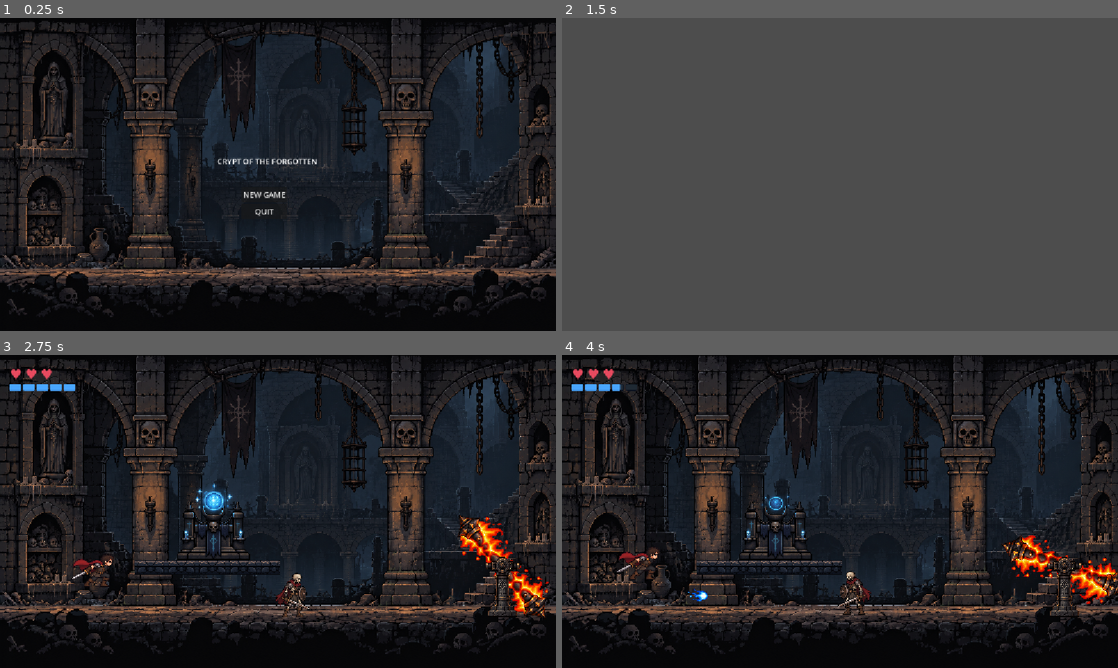
Above: before the commit, frames 1-4 (two rows, left to right).
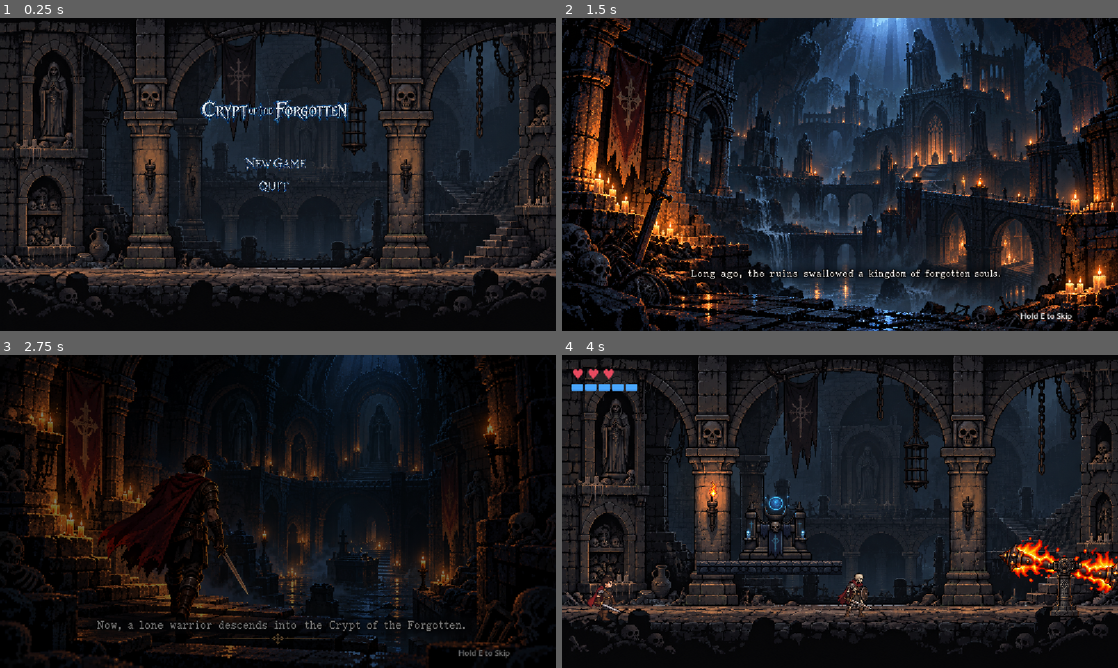
Above: after the commit, the same moments.

Repository: luisjesusbernal/crypt-of-the-forgotten
Game: Godot game, scene res://menus/MainMenu.tscn
The game is run twice, just before and just after one commit, with the same random seed, the same clock (stepped at 60 frames per second) and the same inputs. The engine's default icon, where the game draws it, is replaced by a stand-in: a white triangle on a blue panel in a dark square.
Inputs (mouse positions are in pixels of both pictures, inside the frame that each line leads up to; where the layout moved, square brackets give the same spot in the first picture):
- Up to frame 1 (0.25 s): no input
- Up to frame 2 (1.5 s): click (834, 161) [828, 193] at 0.5 s; move the mouse to (962, 158) at 1.27 s; hold D (move_right) from 1.28 s (still down); click (962, 158) at 1.35 s
- Up to frame 3 (2.75 s): keep holding D (move_right); tap Space (jump) at 1.52, 1.82, 2.27, 2.57 s; tap Shift (dash) at 1.55, 2.1 s; move the mouse to (166, 527) at 2.02 s; tap E (interact) at 2.3 s
- Up to frame 4 (4 s): move the mouse to (895, 442) at 2.77 s; release D (move_right) at 2.78 s; hold A (move_left) 2.78-3.53 s; hold E (interact) 2.78-3.53 s; right-click (895, 442) at 3.05 s; move the mouse to (812, 574) at 3.52 s; hold D (move_right) from 3.53 s (still down); right-click (812, 574) at 3.6 s; tap Space (jump) at 3.77, 3.8 s

The runs differ from the first frame. In frame 1, 1.4% of the frame differs, in the area x 36-63%, y 26-64%; in frame 2, 98%, in the area x 0-100%, y 0-100%; in frame 3, 53%; in frame 4, 3.7%.

Commit message:
Add intro, sound effects and torch ambience

Diff:
--- /dev/null
+++ b/decorations/Torch.tscn
@@ -0,0 +1,54 @@
+[gd_scene format=3 uid="uid://bu6eibc777d8d"]
+
+[ext_resource type="Script" uid="uid://dqqhm8es62bca" path="res://decorations/torch.gd" id="1_qx3ky"]
+[ext_resource type="Texture2D" uid="uid://lhedto4fb2q4" path="res://assets/hazards/torch_flame_fixed.png" id="1_ttqh8"]
+
+[sub_resource type="AtlasTexture" id="AtlasTexture_qx3ky"]
+atlas = ExtResource("1_ttqh8")
+region = Rect2(543, 0, 543, 724)
+
+[sub_resource type="AtlasTexture" id="AtlasTexture_gu5ob"]
+atlas = ExtResource("1_ttqh8")
+region = Rect2(1086, 0, 543, 724)
+
+[sub_resource type="SpriteFrames" id="SpriteFrames_esrer"]
+animations = [{
+"frames": [{
+"duration": 1.0,
+"texture": SubResource("AtlasTexture_qx3ky")
+}, {
+"duration": 1.0,
+"texture": SubResource("AtlasTexture_gu5ob")
+}],
+"loop": 1,
+"name": &"burn",
+"speed": 4.0
+}]
+
+[sub_resource type="Gradient" id="Gradient_ttqh8"]
+colors = PackedColorArray(1, 1, 1, 1, 1, 1, 1, 0)
+
+[sub_resource type="GradientTexture2D" id="GradientTexture2D_2cqfq"]
+gradient = SubResource("Gradient_ttqh8")
+width = 256
+height = 256
+fill = 1
+fill_from = Vector2(0.5, 0.5)
+fill_to = Vector2(1, 0.5)
+
+[node name="Torch" type="Node2D" unique_id=259515690]
+script = ExtResource("1_qx3ky")
+
+[node name="FlameVisual" type="AnimatedSprite2D" parent="." unique_id=798285006]
+z_index = -1
+scale = Vector2(0.08, 0.08)
+sprite_frames = SubResource("SpriteFrames_esrer")
+animation = &"burn"
+autoplay = "burn"
+frame_progress = 0.059644055
+
+[node name="TorchLight" type="PointLight2D" parent="." unique_id=1496422747]
+color = Color(1, 0.6039216, 0.27058825, 1)
+energy = 0.8
+texture = SubResource("GradientTexture2D_2cqfq")
+texture_scale = 0.7
--- /dev/null
+++ b/decorations/torch.gd
@@ -0,0 +1,16 @@
+extends Node2D
+
+@export var base_energy: float = 0.8
+@export var flicker_amount: float = 0.15
+@export var flicker_speed: float = 8.0
+
+@onready var torch_light: PointLight2D = $TorchLight
+
+var time_passed: float = 0.0
+
+
+func _process(delta: float) -> void:
+	time_passed += delta
+
+	var flicker := sin(time_passed * flicker_speed) * flicker_amount
+	torch_light.energy = base_energy + flicker
--- a/enemies/skeleton.tscn
+++ b/enemies/skeleton.tscn
@@ -7,6 +7,9 @@
 [ext_resource type="Texture2D" uid="uid://cqnyca0pmb102" path="res://assets/skeleton/skeleton_death.png" id="5_cyl7o"]
 [ext_resource type="Texture2D" uid="uid://htl7nnft1n8d" path="res://assets/skeleton/skeleton_idle_fixed.png" id="6_bwvbh"]
 [ext_resource type="Texture2D" uid="uid://blosvxoi00lo5" path="res://assets/skeleton/skeleton_walk_fixed.png" id="7_r0est"]
+[ext_resource type="AudioStream" uid="uid://bulrmxe3kf5s0" path="res://assets/audio/sfx/skeleton-sword-slash.mp3" id="8_y671r"]
+[ext_resource type="AudioStream" uid="uid://dhvk7uwy02nyk" path="res://assets/audio/sfx/bone hit.mp3" id="9_cyl7o"]
+[ext_resource type="AudioStream" uid="uid://ckteb36gddktv" path="res://assets/audio/sfx/bones collapse.mp3" id="10_bwvbh"]
 
 [sub_resource type="RectangleShape2D" id="RectangleShape2D_we2th"]
 size = Vector2(42, 90)
@@ -204,6 +207,18 @@
 animation = &"death"
 autoplay = "idle"
 
+[node name="AttackSFX" type="AudioStreamPlayer" parent="." unique_id=864407022]
+stream = ExtResource("8_y671r")
+volume_db = -4.0
+
+[node name="HurtSFX" type="AudioStreamPlayer" parent="." unique_id=1226789708]
+stream = ExtResource("9_cyl7o")
+volume_db = -4.0
+
+[node name="DeathSFX" type="AudioStreamPlayer" parent="." unique_id=1265987050]
+stream = ExtResource("10_bwvbh")
+volume_db = -4.0
+
 [connection signal="body_entered" from="DamageArea" to="." method="_on_damage_area_body_entered"]
 [connection signal="animation_finished" from="SkeletonVisual" to="." method="_on_skeleton_visual_animation_finished"]
 [connection signal="frame_changed" from="SkeletonVisual" to="." method="_on_skeleton_visual_frame_changed"]
--- a/fireball.gd
+++ b/fireball.gd
@@ -1,13 +1,26 @@
 extends Area2D
 
 const SPEED = 500.0
+const MAX_DISTANCE = 760.0
 
 @onready var fireball_visual: AnimatedSprite2D = $FireballVisual
+
 var direction = 1.0
+var distance_traveled: float = 0.0
+
+
+func _ready() -> void:
+	fireball_visual.flip_h = direction < 0
 
 
 func _physics_process(delta: float) -> void:
-	position.x += SPEED * direction * delta
+	var movement := SPEED * delta
+
+	position.x += movement * direction
+	distance_traveled += movement
+
+	if distance_traveled >= MAX_DISTANCE:
+		queue_free()
 
 
 func _on_body_entered(body: Node2D) -> void:
@@ -21,6 +34,3 @@
 
 	# Si golpea enemigo, suelo, pared, etc., desaparece.
 	queue_free()
-
-func _ready() -> void:
-	fireball_visual.flip_h = direction < 0
--- a/interactables/Altar.tscn
+++ b/interactables/Altar.tscn
@@ -3,6 +3,7 @@
 [ext_resource type="Script" uid="uid://bcaa52dfs3oit" path="res://interactables/altar.gd" id="1_t3r2x"]
 [ext_resource type="Texture2D" uid="uid://bjwftgynyw40" path="res://assets/altar/altar.png" id="2_g5mr7"]
 [ext_resource type="Texture2D" uid="uid://w2wl6fbitygc" path="res://assets/altar/altar_used.png" id="3_t5bu1"]
+[ext_resource type="AudioStream" uid="uid://qhkt8tcfy0sm" path="res://assets/audio/sfx/altar_activate.mp3" id="4_rw5no"]
 
 [sub_resource type="RectangleShape2D" id="RectangleShape2D_nmpfp"]
 size = Vector2(120, 120)
@@ -132,6 +133,10 @@
 layout_mode = 2
 text = "+20 Maná máximo"
 
+[node name="AltarSFX" type="AudioStreamPlayer" parent="." unique_id=816551423]
+stream = ExtResource("4_rw5no")
+volume_db = -4.0
+
 [connection signal="body_entered" from="." to="." method="_on_body_entered"]
 [connection signal="body_exited" from="." to="." method="_on_body_exited"]
 [connection signal="pressed" from="UpgradePanel/VBoxContainer/HealthButton" to="." method="_on_health_button_pressed"]
--- a/interactables/ExitDoor.tscn
+++ b/interactables/ExitDoor.tscn
@@ -2,6 +2,7 @@
 
 [ext_resource type="Script" uid="uid://de8d5sa37ll64" path="res://interactables/exit_door.gd" id="1_kyt3h"]
 [ext_resource type="Texture2D" uid="uid://baf0gi73udoqw" path="res://assets/door/door.png" id="2_qsxwv"]
+[ext_resource type="AudioStream" uid="uid://bt1ssgj7nxn7f" path="res://assets/audio/sfx/door_opening.mp3" id="3_t8pt2"]
 
 [sub_resource type="RectangleShape2D" id="RectangleShape2D_nmpfp"]
 size = Vector2(120, 160)
@@ -64,6 +65,10 @@
 offset_bottom = 23.0
 text = "E - Entrar"
 
+[node name="DoorSFX" type="AudioStreamPlayer" parent="." unique_id=1977581057]
+stream = ExtResource("3_t8pt2")
+volume_db = -4.0
+
 [connection signal="body_entered" from="." to="." method="_on_body_entered"]
 [connection signal="body_exited" from="." to="." method="_on_body_exited"]
 [connection signal="animation_finished" from="DoorVisual" to="." method="_on_door_visual_animation_finished"]
--- a/interactables/altar.gd
+++ b/interactables/altar.gd
@@ -4,6 +4,7 @@
 @onready var upgrade_panel: PanelContainer = $UpgradePanel
 @onready var active_visual: AnimatedSprite2D = $ActiveVisual
 @onready var used_visual: AnimatedSprite2D = $UsedVisual
+@onready var altar_sfx: AudioStreamPlayer = $AltarSFX
 
 var player_inside: bool = false
 var player: Node2D = null
@@ -20,6 +21,7 @@
 	if player_inside and Input.is_action_just_pressed("interact") and not upgrade_open:
 		if player != null and player.has_method("heal_full"):
 			player.heal_full()
+			altar_sfx.play()
 
 			GameState.has_checkpoint = true
 			GameState.checkpoint_position = player.global_position
--- a/interactables/exit_door.gd
+++ b/interactables/exit_door.gd
@@ -4,6 +4,7 @@
 
 @onready var prompt: Label = $Label
 @onready var door_visual: AnimatedSprite2D = $DoorVisual
+@onready var door_sfx: AudioStreamPlayer = $DoorSFX
 
 var player_inside: bool = false
 var is_opening: bool = false
@@ -25,6 +26,9 @@
 
 	is_opening = true
 	prompt.visible = false
+
+	door_sfx.play()
+
 	door_visual.frame = 0
 	door_visual.play("open")
 
--- a/main.tscn
+++ b/main.tscn
@@ -1,5 +1,6 @@
 [gd_scene format=3 uid="uid://berk1lokqonm2"]
 
+[ext_resource type="PackedScene" uid="uid://bu6eibc777d8d" path="res://decorations/Torch.tscn" id="1_2cqfq"]
 [ext_resource type="PackedScene" uid="uid://yxppdmx8di30" path="res://assets/audio/LevelMusic.tscn" id="1_vivmo"]
 [ext_resource type="PackedScene" uid="uid://blb70euch7ivd" path="res://player.tscn" id="1_ycdy4"]
 [ext_resource type="AudioStream" uid="uid://bxbajx8jvut01" path="res://assets/audio/music/Level01.mp3" id="2_2cqfq"]
@@ -21,6 +22,9 @@
 
 [node name="Main" type="Node2D" unique_id=1972889514]
 
+[node name="Torch" parent="." unique_id=259515690 instance=ExtResource("1_2cqfq")]
+position = Vector2(311, 275)
+
 [node name="LevelMusic" parent="." unique_id=1859383546 instance=ExtResource("1_vivmo")]
 music = ExtResource("2_2cqfq")
 
--- a/menus/Intro.tscn
+++ b/menus/Intro.tscn
@@ -1,8 +1,38 @@
 [gd_scene format=3 uid="uid://sjcbii57uxrb"]
 
 [ext_resource type="Script" uid="uid://gpeg8mphl6yd" path="res://menus/intro.gd" id="1_a56wj"]
+[ext_resource type="Texture2D" uid="uid://chumthxhtxvpj" path="res://assets/intro/intro_01.png" id="2_dhkec"]
 
 [node name="Intro" type="Control" unique_id=1639228362]
 layout_mode = 3
 anchors_preset = 0
 script = ExtResource("1_a56wj")
+
+[node name="Slide" type="TextureRect" parent="." unique_id=9237818]
+layout_mode = 1
+anchors_preset = 15
+anchor_right = 1.0
+anchor_bottom = 1.0
+offset_right = 1152.0
+offset_bottom = 648.0
+grow_horizontal = 2
+grow_vertical = 2
+texture = ExtResource("2_dhkec")
+expand_mode = 1
+stretch_mode = 6
+
+[node name="SkipLabel" type="Label" parent="." unique_id=568804972]
+layout_mode = 0
+offset_left = 950.0
+offset_top = 605.0
+offset_right = 1140.0
+offset_bottom = 654.0
+text = "Hold E to Skip
+"
+
+[node name="Fade" type="ColorRect" parent="." unique_id=1636882442]
+layout_mode = 0
+offset_right = 1152.0
+offset_bottom = 648.0
+mouse_filter = 2
+color = Color(0, 0, 0, 1)
--- a/menus/MainMenu.tscn
+++ b/menus/MainMenu.tscn
@@ -3,6 +3,9 @@
 [ext_resource type="Texture2D" uid="uid://fr8iibisduji" path="res://assets/backgrounds/crypt_background.png" id="1_ct8su"]
 [ext_resource type="Script" uid="uid://l0yrft5ki1pf" path="res://menus/main_menu.gd" id="1_ot3ob"]
 [ext_resource type="AudioStream" uid="uid://ch58nnhnubk81" path="res://assets/audio/music/MainMenu.mp3" id="3_rmsp1"]
+[ext_resource type="Texture2D" uid="uid://lpwohscbbjvv" path="res://assets/menu/title.png" id="4_e2awe"]
+[ext_resource type="Texture2D" uid="uid://cbwilqrs5gl0h" path="res://assets/menu/new_game.png" id="5_lb38e"]
+[ext_resource type="Texture2D" uid="uid://3x768bl8bog5" path="res://assets/menu/quit.png" id="6_7fxis"]
 
 [node name="MainMenu" type="Control" unique_id=2130607563]
 layout_mode = 3
@@ -25,30 +28,39 @@
 expand_mode = 1
 stretch_mode = 6
 
-[node name="TitleLabel" type="Label" parent="." unique_id=1370922989]
+[node name="TitleImage" type="TextureRect" parent="." unique_id=814040344]
 layout_mode = 0
-offset_left = 450.0
-offset_top = 285.0
-offset_right = 658.0
-offset_bottom = 334.0
-text = "CRYPT OF THE FORGOTTEN
-"
+offset_left = 408.0
+offset_top = 77.0
+offset_right = 448.0
+offset_bottom = 117.0
+scale = Vector2(8.038537, 5.821976)
+texture = ExtResource("4_e2awe")
+expand_mode = 1
+stretch_mode = 5
 
-[node name="MenuButtons" type="VBoxContainer" parent="." unique_id=1406927300]
+[node name="NewGameButton" type="TextureButton" parent="." unique_id=998024089]
 layout_mode = 0
-offset_left = 500.0
-offset_top = 350.0
-offset_right = 595.0
-offset_bottom = 416.0
+offset_left = 499.0
+offset_top = 279.0
+offset_right = 2671.0
+offset_bottom = 1003.0
+scale = Vector2(0.0655432, 0.06143514)
+texture_normal = ExtResource("5_lb38e")
+texture_pressed = ExtResource("5_lb38e")
+texture_hover = ExtResource("5_lb38e")
+stretch_mode = 0
 
-[node name="NewGameButton" type="Button" parent="MenuButtons" unique_id=1339102234]
-layout_mode = 2
-text = "NEW GAME"
+[node name="QuitButton" type="TextureButton" parent="." unique_id=1760722448]
+layout_mode = 0
+offset_left = 516.00006
+offset_top = 332.0
+offset_right = 2688.0
+offset_bottom = 1056.0
+scale = Vector2(0.04661863, 0.047015447)
+texture_normal = ExtResource("6_7fxis")
+texture_pressed = ExtResource("6_7fxis")
+texture_hover = ExtResource("6_7fxis")
 
-[node name="QuitButton" type="Button" parent="MenuButtons" unique_id=386365693]
-layout_mode = 2
-text = "QUIT
-"
-
-[connection signal="pressed" from="MenuButtons/NewGameButton" to="." method="_on_new_game_button_pressed"]
-[connection signal="pressed" from="MenuButtons/QuitButton" to="." method="_on_quit_button_pressed"]
+[connection signal="pressed" from="NewGameButton" to="." method="_on_new_game_button_pressed"]
+[connection signal="pressed" from="QuitButton" to="." method="_on_quit_button_pressed"]
--- a/menus/intro.gd
+++ b/menus/intro.gd
@@ -1,11 +1,124 @@
 extends Control
 
+@onready var slide: TextureRect = $Slide
+@onready var skip_label: Label = $SkipLabel
+@onready var fade: ColorRect = $Fade
+
+const HOLD_TO_SKIP_TIME: float = 0.7
+const FADE_TIME: float = 0.25
+const ZOOM_TIME: float = 6.0
+const ZOOM_AMOUNT: float = 1.04
+
 var is_transitioning: bool = false
+var is_fading: bool = false
+var current_index: int = 0
+var hold_time: float = 0.0
+
+var fade_tween: Tween
+var zoom_tween: Tween
+
+var slides: Array[Texture2D] = [
+	preload("res://assets/intro/intro_01.png"),
+	preload("res://assets/intro/intro_02.png"),
+	preload("res://assets/intro/intro_03.png"),
+	preload("res://assets/intro/intro_04.png"),
+	preload("res://assets/intro/intro_05.png")
+]
 
 
-func _process(_delta: float) -> void:
-	if Input.is_action_just_pressed("interact"):
+func _ready() -> void:
+	slide.texture = slides[current_index]
+	slide.pivot_offset = slide.size / 2.0
+
+	fade.modulate.a = 1.0
+
+	_start_zoom()
+
+	fade_tween = create_tween()
+	fade_tween.tween_property(
+		fade,
+		"modulate:a",
+		0.0,
+		0.5
+	)
+
+
+func _process(delta: float) -> void:
+	if is_transitioning:
+		return
+
+	if Input.is_action_pressed("interact"):
+		hold_time += delta
+
+		if hold_time >= HOLD_TO_SKIP_TIME:
+			hold_time = 0.0
+			_start_game()
+			return
+
+	elif Input.is_action_just_released("interact"):
+		if hold_time > 0.0 and not is_fading:
+			_next_slide()
+
+		hold_time = 0.0
+
+
+func _next_slide() -> void:
+	if current_index >= slides.size() - 1:
 		_start_game()
+		return
+
+	is_fading = true
+
+	if fade_tween != null and fade_tween.is_valid():
+		fade_tween.kill()
+
+	fade_tween = create_tween()
+	fade_tween.tween_property(
+		fade,
+		"modulate:a",
+		1.0,
+		FADE_TIME
+	)
+
+	fade_tween.tween_callback(_change_slide)
+
+	fade_tween.tween_property(
+		fade,
+		"modulate:a",
+		0.0,
+		FADE_TIME
+	)
+
+	fade_tween.tween_callback(_finish_fade)
+
+
+func _change_slide() -> void:
+	current_index += 1
+	slide.texture = slides[current_index]
+
+	skip_label.visible = current_index < slides.size() - 1
+
+	_start_zoom()
+
+
+func _finish_fade() -> void:
+	is_fading = false
+
+
+func _start_zoom() -> void:
+	if zoom_tween != null and zoom_tween.is_valid():
+		zoom_tween.kill()
+
+	slide.scale = Vector2.ONE
+	slide.pivot_offset = slide.size / 2.0
+
+	zoom_tween = create_tween()
+	zoom_tween.tween_property(
+		slide,
+		"scale",
+		Vector2(ZOOM_AMOUNT, ZOOM_AMOUNT),
+		ZOOM_TIME
+	)
 
 
 func _start_game() -> void:
@@ -13,4 +126,19 @@
 		return
 
 	is_transitioning = true
-	get_tree().change_scene_to_file("res://main.tscn")
+
+	if fade_tween != null and fade_tween.is_valid():
+		fade_tween.kill()
+
+	fade_tween = create_tween()
+	fade_tween.tween_property(
+		fade,
+		"modulate:a",
+		1.0,
+		0.4
+	)
+
+	fade_tween.tween_callback(
+		func():
+			get_tree().change_scene_to_file("res://main.tscn")
+	)
--- a/player.gd
+++ b/player.gd
@@ -59,6 +59,13 @@
 @onready var sword_hitbox_standing_y: float = sword_hitbox.position.y
 @onready var fireball_spawn_standing_y: float = fireball_spawn.position.y
 @onready var slash_effect: AnimatedSprite2D = $SlashEffect
+@onready var sword_sfx: AudioStreamPlayer = $SwordSFX
+@onready var fireball_sfx: AudioStreamPlayer = $FireballSFX
+@onready var hurt_sfx: AudioStreamPlayer = $HurtSFX
+@onready var death_sfx: AudioStreamPlayer = $DeathSFX
+@onready var jump_sfx: AudioStreamPlayer = $JumpSFX
+@onready var dash_sfx: AudioStreamPlayer = $DashSFX
+@onready var footstep_sfx: AudioStreamPlayer = $FootstepSFX
 
 func _ready() -> void:
 	max_health = 3 + GameState.max_health_bonus
@@ -119,7 +126,7 @@
 	elif Input.is_action_just_pressed("jump") and jumps_left > 0 and not is_hurt:
 		velocity.y = JUMP_VELOCITY
 		jumps_left -= 1
-
+		jump_sfx.play()
 	# Mientras bajamos atravesando una plataforma,
 	# permanecer agachados.
 	if drop_through_time_left > 0:
@@ -161,7 +168,7 @@
 	if Input.is_action_just_pressed("dash") and dash_time_left <= 0 and dash_cooldown_left <= 0 and not is_hurt:
 		dash_time_left = DASH_DURATION
 		dash_cooldown_left = DASH_COOLDOWN
-
+		dash_sfx.play()
 	# Movimiento horizontal.
 	if is_hurt:
 	# El golpe comienza fuerte, pero pierde velocidad gradualmente.
@@ -186,6 +193,7 @@
 	# Ataque con espada.
 	if Input.is_action_just_pressed("attack") and attack_timer.is_stopped() and not is_attacking and not is_hurt:
 		is_attacking = true
+		sword_sfx.play()
 
 		if is_crouching:
 			player_visual.play("crouch_attack")
@@ -205,6 +213,7 @@
 	# Lanzar bola de fuego.
 	if Input.is_action_just_pressed("magic") and mana >= FIREBALL_MANA_COST and not is_hurt:
 		mana -= FIREBALL_MANA_COST
+		fireball_sfx.play()
 
 		var fireball = FIREBALL_SCENE.instantiate()
 		get_tree().current_scene.add_child(fireball)
@@ -293,6 +302,8 @@
 	dash_time_left = 0.0
 	hurt_time_left = HURT_DURATION
 
+	hurt_sfx.play()
+
 	player_visual.play("hurt")
 	player_visual.modulate = Color(1.0, 0.35, 0.35)
 
@@ -314,6 +325,8 @@
 	if is_dead:
 		return
 
+	death_sfx.play()
+
 	is_dead = true
 	velocity = Vector2.ZERO
 
@@ -325,3 +338,12 @@
 
 func _on_slash_effect_animation_finished() -> void:
 	slash_effect.visible = false
+
+
+func _on_player_visual_frame_changed() -> void:
+	if player_visual == null or footstep_sfx == null:
+		return
+
+	if player_visual.animation == "walk" and is_on_floor():
+		if player_visual.frame == 1 or player_visual.frame == 3:
+			footstep_sfx.play()
--- a/player.tscn
+++ b/player.tscn
@@ -11,6 +11,13 @@
 [ext_resource type="Texture2D" uid="uid://du5hyv1n6rih1" path="res://assets/player/jump_final.png" id="9_pylmc"]
 [ext_resource type="Texture2D" uid="uid://da2peuhvkjamh" path="res://assets/player/player_walk_fixed.png" id="10_pbfsw"]
 [ext_resource type="Texture2D" uid="uid://bw8sa186h5qkq" path="res://assets/player/slash.png" id="11_5tmop"]
+[ext_resource type="AudioStream" uid="uid://ct8e5pvp43eqn" path="res://assets/audio/sfx/sword-slice.mp3" id="12_urp6f"]
+[ext_resource type="AudioStream" uid="uid://isfsnntda8fe" path="res://assets/audio/sfx/fireball-whoosh.mp3" id="13_bwjto"]
+[ext_resource type="AudioStream" uid="uid://bcgg0vv6aj5ud" path="res://assets/audio/sfx/hurt-sound.mp3" id="14_606se"]
+[ext_resource type="AudioStream" uid="uid://bxtq8o104mt8c" path="res://assets/audio/sfx/death-sound.mp3" id="15_u1c27"]
+[ext_resource type="AudioStream" uid="uid://djok6hq31jg0a" path="res://assets/audio/sfx/jump.mp3" id="16_op7ga"]
+[ext_resource type="AudioStream" uid="uid://durbtqk1ve4oq" path="res://assets/audio/sfx/Dash.mp3" id="17_q13i1"]
+[ext_resource type="AudioStream" uid="uid://dt7jvag3pg6dy" path="res://assets/audio/sfx/footstep.mp3" id="18_q13i1"]
 
 [sub_resource type="RectangleShape2D" id="RectangleShape2D_i88kt"]
 size = Vector2(42, 90)
@@ -434,7 +441,36 @@
 frame = 1
 frame_progress = 0.7114615
 
+[node name="SwordSFX" type="AudioStreamPlayer" parent="." unique_id=5920733]
+stream = ExtResource("12_urp6f")
+volume_db = -4.0
+
+[node name="FireballSFX" type="AudioStreamPlayer" parent="." unique_id=96011111]
+stream = ExtResource("13_bwjto")
+volume_db = -4.0
+
+[node name="HurtSFX" type="AudioStreamPlayer" parent="." unique_id=141121965]
+stream = ExtResource("14_606se")
+volume_db = -4.0
+
+[node name="DeathSFX" type="AudioStreamPlayer" parent="." unique_id=945238098]
+stream = ExtResource("15_u1c27")
+volume_db = -4.0
+
+[node name="JumpSFX" type="AudioStreamPlayer" parent="." unique_id=1226877723]
+stream = ExtResource("16_op7ga")
+volume_db = -4.0
+
+[node name="DashSFX" type="AudioStreamPlayer" parent="." unique_id=687072435]
+stream = ExtResource("17_q13i1")
+volume_db = -4.0
+
+[node name="FootstepSFX" type="AudioStreamPlayer" parent="." unique_id=1323063833]
+stream = ExtResource("18_q13i1")
+volume_db = -10.0
+
 [connection signal="body_entered" from="SwordHitbox" to="." method="_on_sword_hitbox_body_entered"]
 [connection signal="timeout" from="AttackTimer" to="." method="_on_attack_timer_timeout"]
 [connection signal="animation_finished" from="PlayerVisual" to="." method="_on_player_visual_animation_finished"]
+[connection signal="frame_changed" from="PlayerVisual" to="." method="_on_player_visual_frame_changed"]
 [connection signal="animation_finished" from="SlashEffect" to="." method="_on_slash_effect_animation_finished"]
--- a/test_enemy.gd
+++ b/test_enemy.gd
@@ -24,6 +24,9 @@
 @onready var collision_shape: CollisionShape2D = $CollisionShape2D
 @onready var damage_area: Area2D = $DamageArea
 @onready var damage_area_collision: CollisionShape2D = $DamageArea/CollisionShape2D
+@onready var attack_sfx: AudioStreamPlayer = $AttackSFX
+@onready var hurt_sfx: AudioStreamPlayer = $HurtSFX
+@onready var death_sfx: AudioStreamPlayer = $DeathSFX
 
 func take_damage(amount: int) -> void:
 	if is_dead:
@@ -35,7 +38,7 @@
 	if health <= 0:
 		die()
 		return
-
+	hurt_sfx.play()
 	# Cancelar cualquier ataque que estuviera haciendo.
 	is_attacking = false
 	has_dealt_damage = false
@@ -50,6 +53,8 @@
 
 func die() -> void:
 	is_dead = true
+	skeleton_visual.z_index = -1
+	death_sfx.play()
 	is_attacking = false
 	is_hurt = false
 	has_dealt_damage = false
@@ -166,5 +171,6 @@
 		var distance_to_player = global_position.distance_to(player.global_position)
 
 		if distance_to_player <= ATTACK_RANGE and player.has_method("take_damage"):
+			attack_sfx.play()
 			player.take_damage(1, global_position)
 			has_dealt_damage = true
Not shown, added: assets/audio/sfx/Dash.mp3.import
Not shown, added: assets/audio/sfx/altar_activate.mp3.import
Not shown, added: assets/audio/sfx/bone hit.mp3.import
Not shown, added: assets/audio/sfx/bones collapse.mp3.import
Not shown, added: assets/audio/sfx/death-sound.mp3.import
Not shown, added: assets/audio/sfx/door_opening.mp3.import
Not shown, added: assets/audio/sfx/fireball-whoosh.mp3.import
Not shown, added: assets/audio/sfx/footstep.mp3.import
Not shown, added: assets/audio/sfx/hurt-sound.mp3.import
Not shown, added: assets/audio/sfx/jump.mp3.import
Not shown, added: assets/audio/sfx/skeleton-sword-slash.mp3.import
Not shown, added: assets/audio/sfx/sword-slice.mp3.import
(and 31 more such lines)
